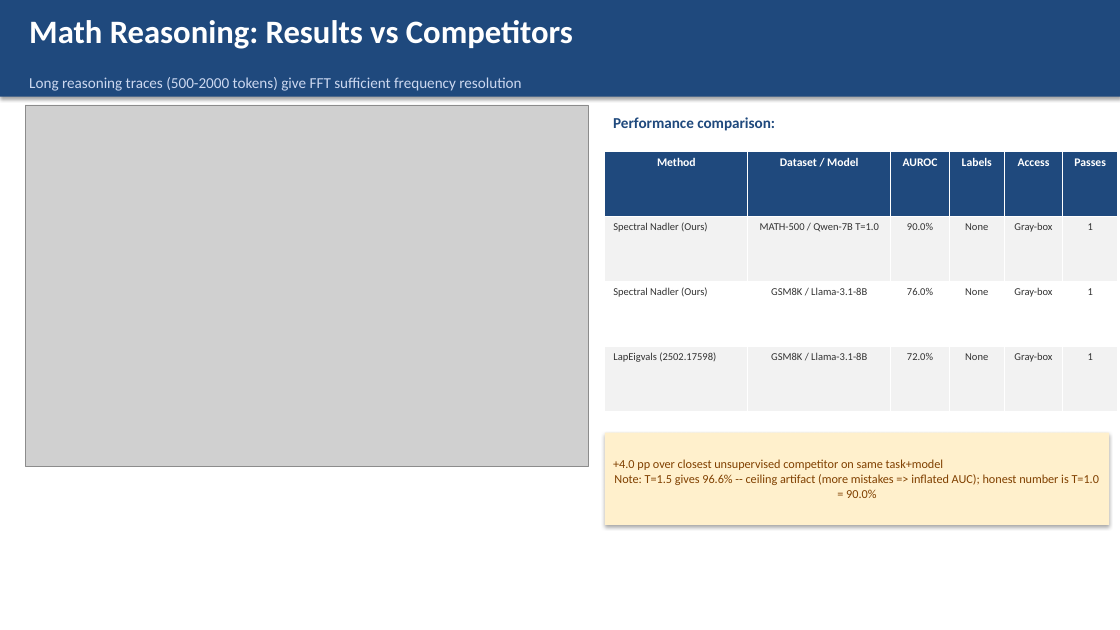
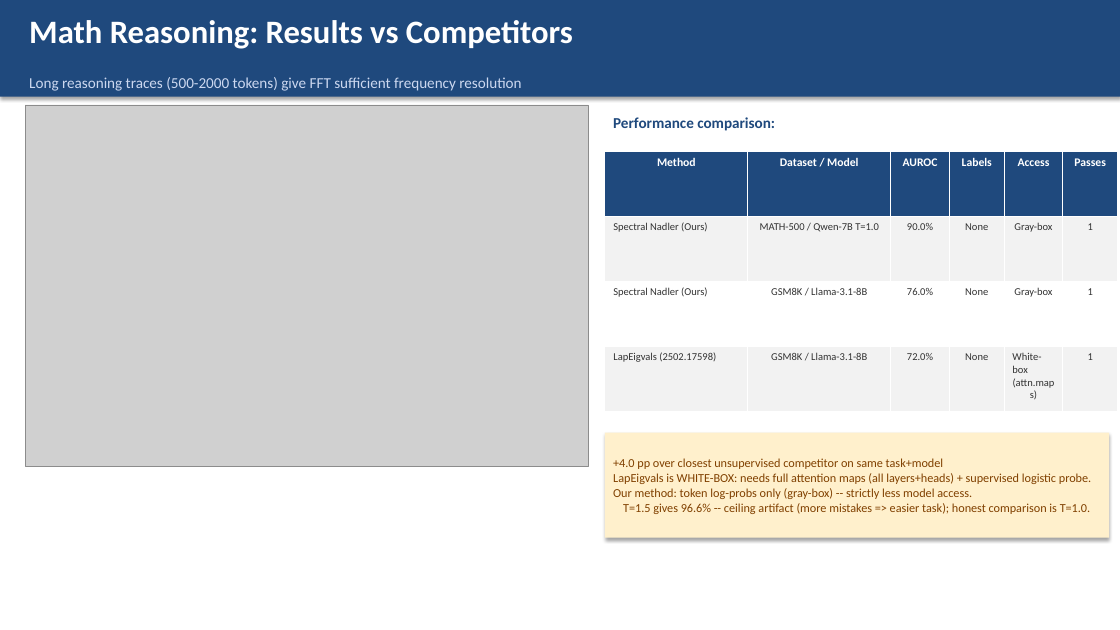
Before and after one commit to omrisegev/hallucination_detection, a slide deck: slide 8 of Hallucination_Detection_May18.pptx. Drawn at 1120x630 pixels with LibreOffice and Linux fonts; fonts in the diff are those of the drawing; grey boxes stand for pictures. Boxes give left, top, right and bottom in pixels: in the first picture for what was removed or moved away, otherwise in the second. Text is boxed around its words. In the diff, an @@ line names an element or a change of style, - is before the commit and + after.

```diff
--- a/Hallucination_Detection_May18.pptx
+++ b/Hallucination_Detection_May18.pptx
@@ table at box(605, 151, 1117, 412) @@
-row 4, column 5: Gray-box
+row 4, column 5: White-box (attn.maps)
@@ rectangle "+4.0 pp over closest unsupervised ...": place and size @@
-rectangle "+4.0 pp over closest unsupervised ..." at box(605, 433, 1109, 525)
+rectangle "+4.0 pp over closest unsupervised ..." at box(605, 433, 1109, 538)
@@ text in rectangle at box(613, 458, 1091, 514): text changed @@
-+4.0 pp over closest unsupervised competitor on same task+model
-Note: T=1.5 gives 96.6% -- ceiling artifact (more mistakes => inflated AUC); honest number is T=1.0 = 90.0%
++4.0 pp over closest unsupervised competitor on same task+model
+LapEigvals is WHITE-BOX: needs full attention maps (all layers+heads) + supervised logistic probe. Our method: token log-probs only (gray-box) -- strictly less model access.
+T=1.5 gives 96.6% -- ceiling artifact (more mistakes => easier task); honest comparison is T=1.0.
```
Also in this commit, not shown: 7 other slides changed, 2 slides added, 2 slides removed, 2 other files.
